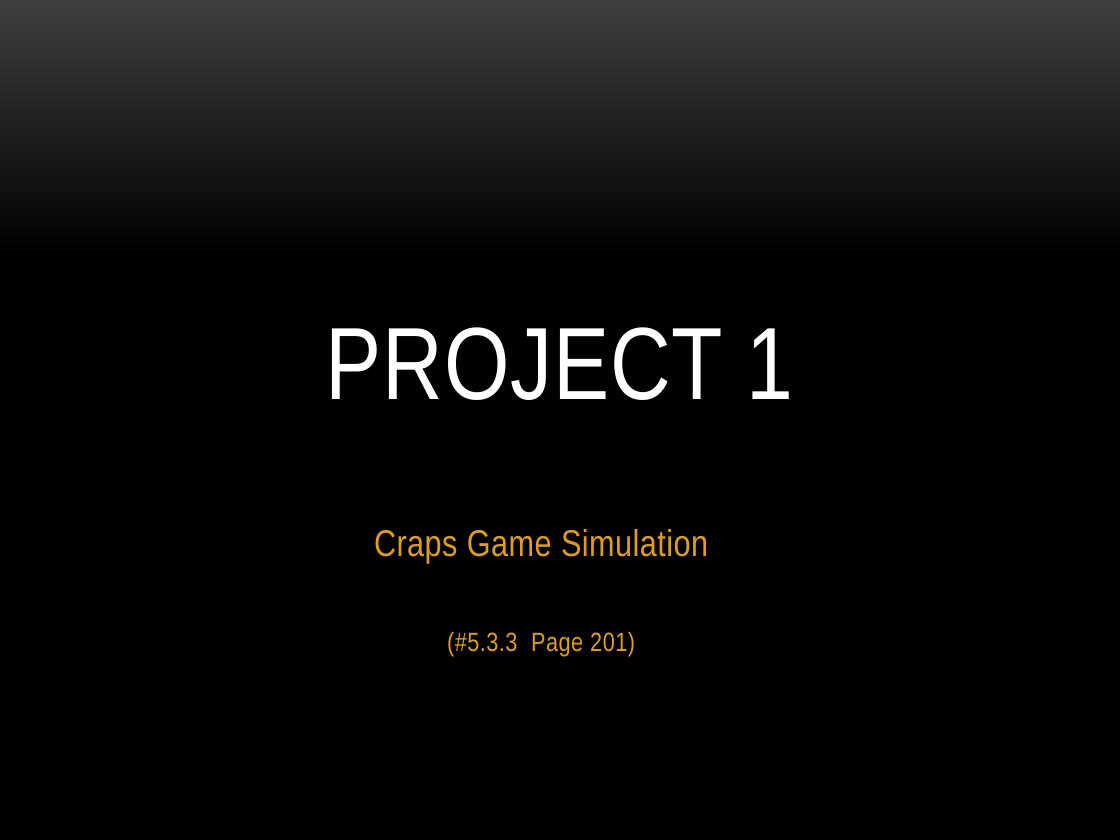
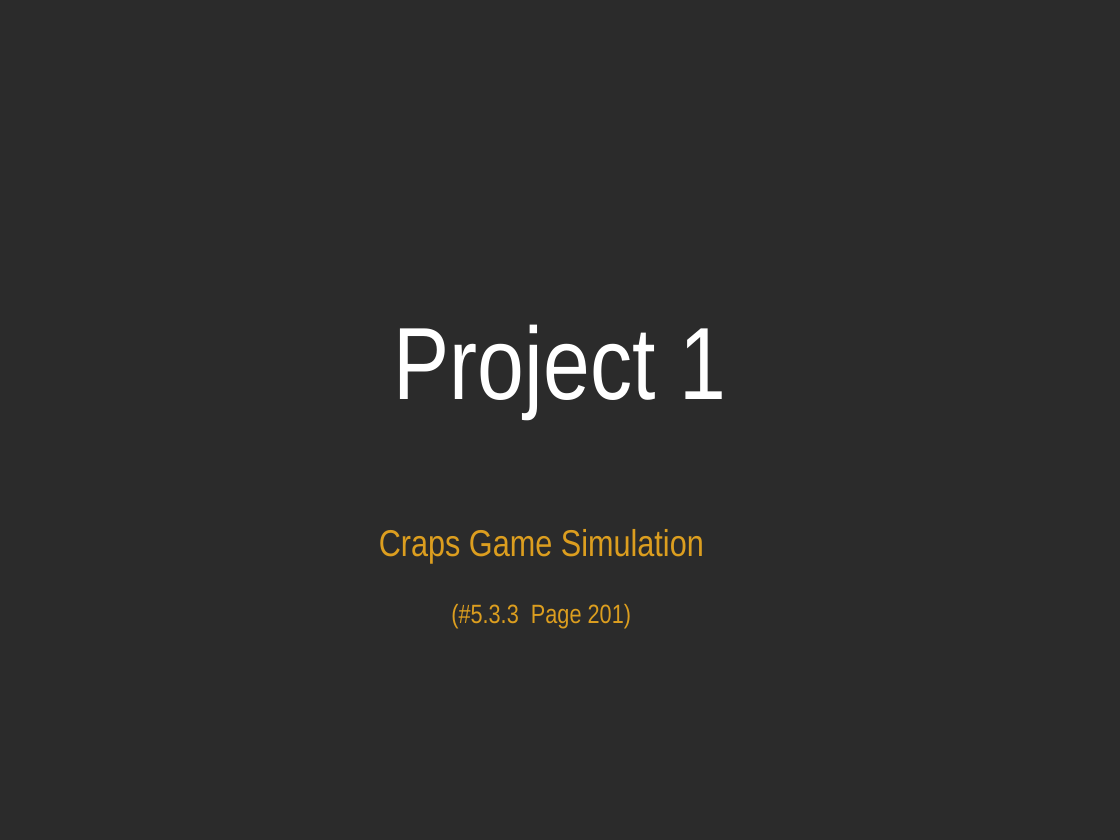
Before and after one commit to parthaban/IS_609_Group_Project, a slide deck: slide 2 of IS609-Final-Projects.pptx. Drawn at 1120x840 pixels with LibreOffice and Linux fonts; fonts in the diff are those of the drawing; background and template pictures are left out; a plain dark background stands for a picture behind light text. Boxes give left, top, right and bottom in pixels: in the first picture for what was removed or moved away, otherwise in the second. Text is boxed around its words. In the diff, an @@ line names an element or a change of style, - is before the commit and + after.

```diff
--- a/IS609-Final-Projects.pptx
+++ b/IS609-Final-Projects.pptx
@@ background gradient #3F3F3F to #000000 to picture (left out) @@
@@ text at (394, 324, 726, 418): text changed @@
-PROJECT 1
+Project 1
@@ text "Craps Game Simulation" at (379, 529, 704, 628): letter spacing 0.3 to 0 pt; less space between paragraphs @@
```
Also in this commit, not shown: 16 other slides changed, 6 slides added.
